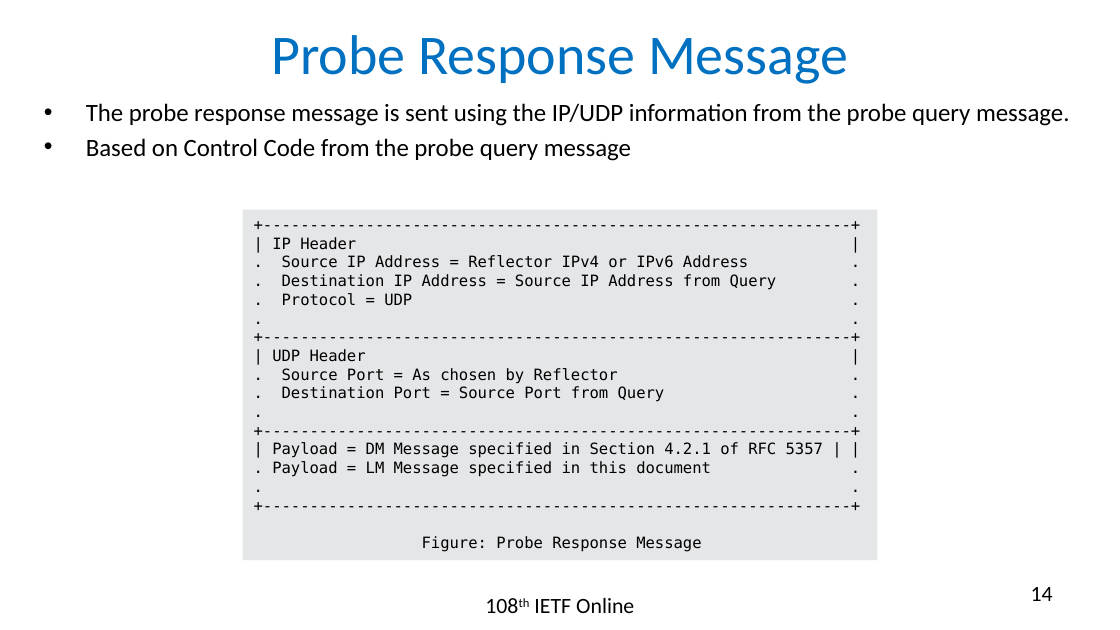
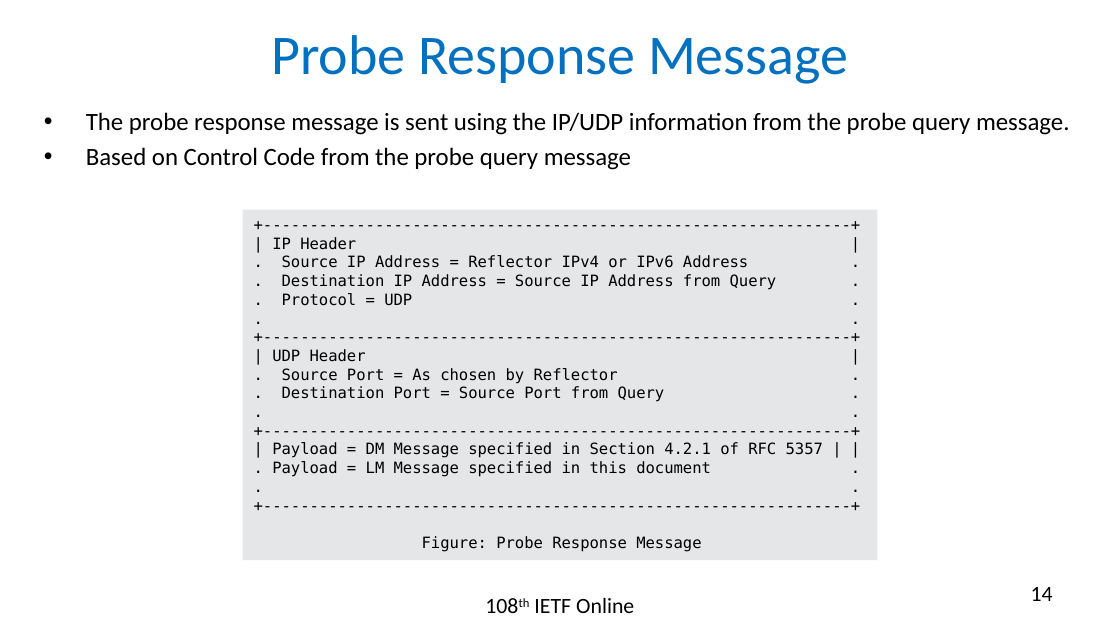
Before and after one commit to rakgandhi/ietf-slides, a slide deck: slide 14 of draft-gandhi-spring-twamp-srpm-09.pptx. Drawn at 1120x630 pixels with LibreOffice and Linux fonts; fonts in the diff are those of the drawing. Boxes give left, top, right and bottom in pixels: in the first picture for what was removed or moved away, otherwise in the second. Text is boxed around its words. In the diff, an @@ line names an element or a change of style, - is before the commit and + after.

```diff
--- a/draft-gandhi-spring-twamp-srpm-09.pptx
+++ b/draft-gandhi-spring-twamp-srpm-09.pptx
@@ text "The probe response message is ...": place and size @@
-text "The probe response message is ..." at bbox=[86, 103, 1070, 161]
+text "The probe response message is ..." at bbox=[86, 112, 1070, 170]
```
Also in this commit, not shown: 2 other slides changed, 5 other files.
